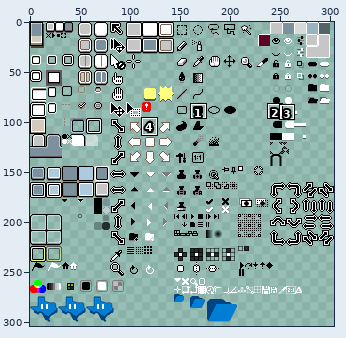
One commit to this sprite sheet: data/extensions/aseprite-theme/sheet.png. The picture above shows the old version from afar; the outline marks the close-up.
Close-up. Before the commit:
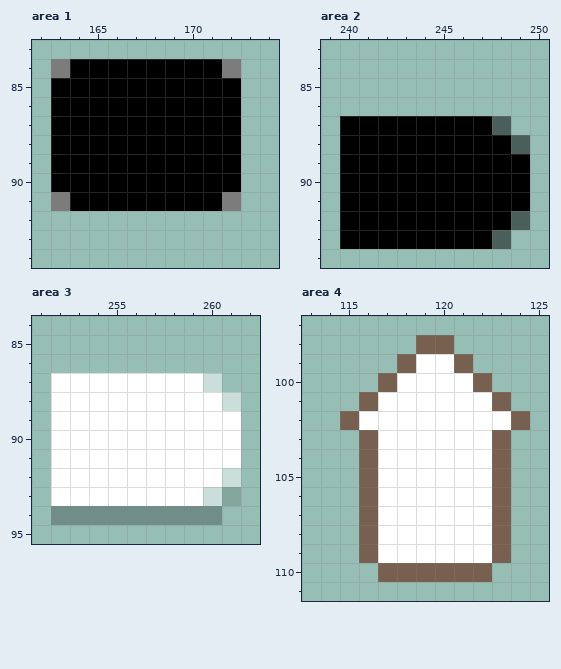
The file is 304x304 pixels. Pixels under 10% opacity are left out. Colours within 5 levels of each other are drawn and written as one. Shown: area 1: x 162..174, y 83..94; area 2: x 239..250, y 83..94; area 3: x 251..262, y 84..95; area 4: x 113..125, y 97..111. The commit also changed other parts of the picture, which this record leaves out.
The result:
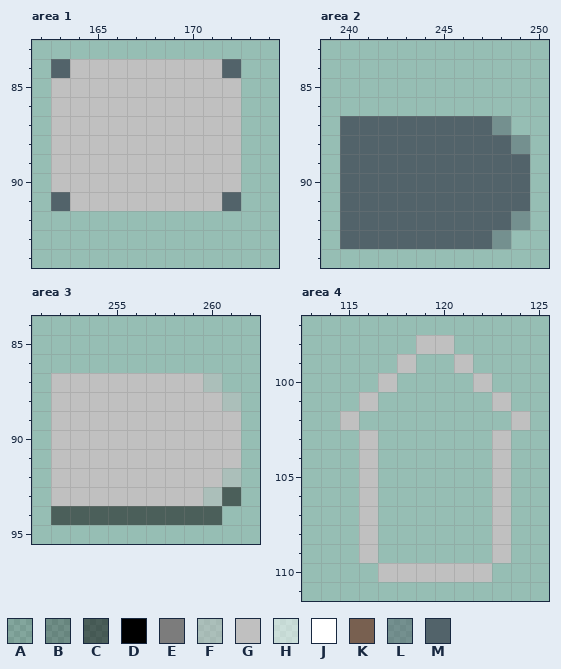
Palette (. is transparent): A #00000020  B #00000040  C #00000080  D #000000  E #7c7c7c  F #c0c0c080  G #c0c0c0  H #ffffff80  J #ffffff  K #786050  L #52636a80  M #52636a
Diff:
Area 1:
y 84: x 163..172 EDDDDDDDDE -> MGGGGGGGGM
y 85..90: x 163..172 DDDDDDDDDD -> GGGGGGGGGG
y 91: x 163..172 EDDDDDDDDE -> MGGGGGGGGM
Area 2:
y 87: x 240..248 DDDDDDDDC -> MMMMMMMML
y 88: x 240..249 DDDDDDDDDC -> MMMMMMMMML
y 89..91: x 240..249 DDDDDDDDDD -> MMMMMMMMMM
y 92: x 240..249 DDDDDDDDDC -> MMMMMMMMML
y 93: x 240..248 DDDDDDDDC -> MMMMMMMML
Area 3:
y 87: x 252..260 JJJJJJJJH -> GGGGGGGGF
y 88: x 252..261 JJJJJJJJJH -> GGGGGGGGGF
y 89..91: x 252..261 JJJJJJJJJJ -> GGGGGGGGGG
y 92: x 252..261 JJJJJJJJJH -> GGGGGGGGGF
y 93: x 252..261 JJJJJJJJHA -> GGGGGGGGFC
y 94: x 252..260 BBBBBBBBB -> CCCCCCCCC
Area 4:
y 98: x 119..120 KK -> GG
y 99: x 118..121 KJJK -> G..G
y 100: x 117..122 KJJJJK -> G....G
y 101: x 116..123 KJJJJJJK -> G......G
y 102: x 115..124 KJJJJJJJJK -> G........G
y 103..109: x 116..123 KJJJJJJK -> G......G
y 110: x 117..122 KKKKKK -> GGGGGG
Pixel boxes of the changes (left, top, right, bottom) in both close-ups:
changed: (51, 59, 241, 211)
changed: (340, 116, 530, 249)
changed: (51, 373, 241, 525)
changed: (340, 335, 530, 582)
